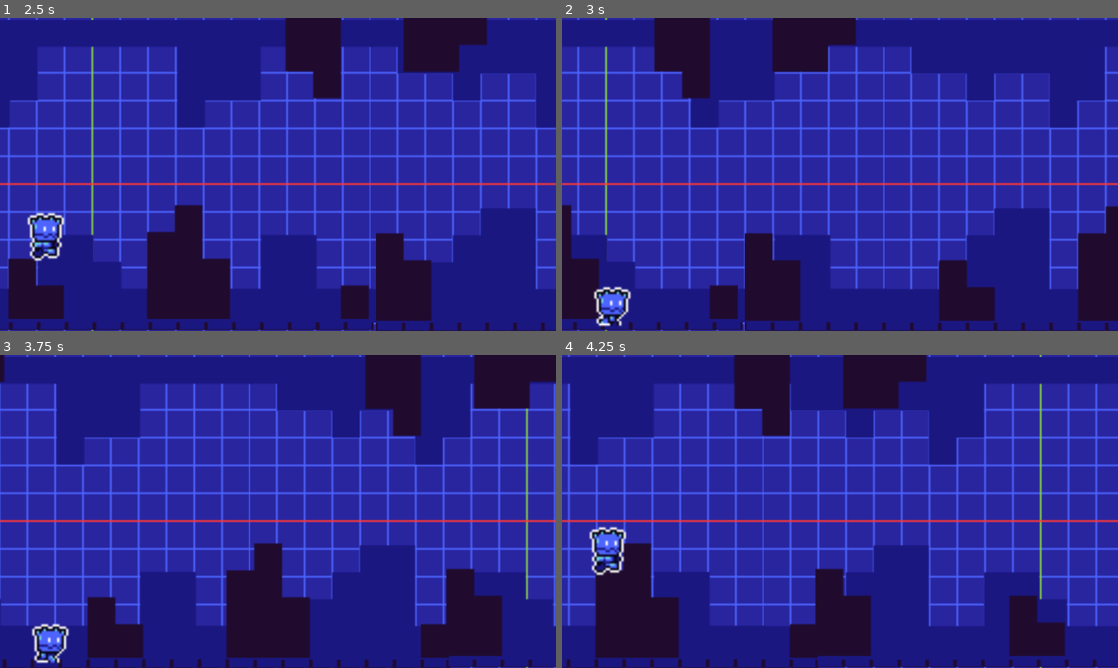
Above: before the commit, frames 1-4 (two rows, left to right).
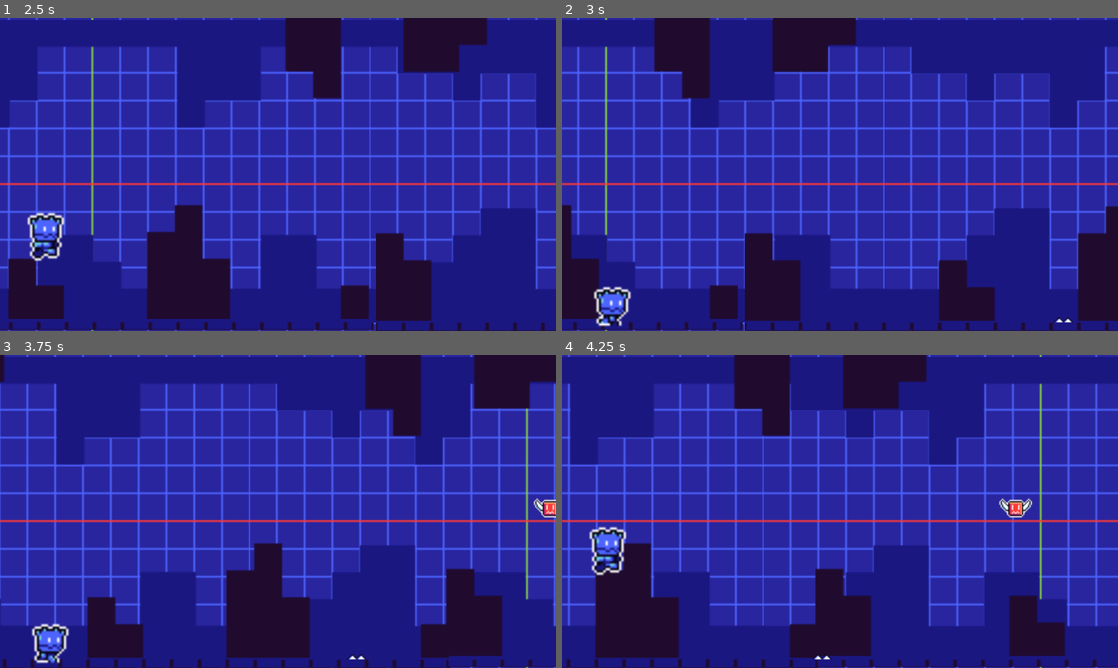
Above: after the commit, the same moments.

Repository: Petrickson10/runner2
Game: Godot game, scene res://cenas/menu.tscn
The game is run twice, just before and just after one commit, with the same random seed, the same clock (stepped at 60 frames per second) and the same inputs.
Inputs:
- Up to frame 1 (2.5 s): click "Jogar" at 0.5 s; tap Space (ui_select) at 1.52, 2.27 s
- Up to frame 2 (3 s): no input
- Up to frame 3 (3.75 s): no input
- Up to frame 4 (4.25 s): tap Space (ui_select) at 3.77 s

Frame 1 is identical in both runs. In frame 2, less than 0.1% of the frame differs, in the area x 88-92%, y 95-98%; in frame 3, 0.2%; in frame 4, 0.3%, in the area x 45-85%, y 45-98%.

Commit message:
PossivelFinal

Diff:
--- a/Scripts2/character_body_2d.gd
+++ b/Scripts2/character_body_2d.gd
@@ -1,5 +1,6 @@
 extends CharacterBody2D
-
+var vida = 5
+var pontos = 0 # Adicione esta linha no seu script do Jogador
 
 var velocidade_pulo = -600
 func _physics_process(delta: float) -> void:
--- /dev/null
+++ b/Scripts2/gera_itens.gd
@@ -0,0 +1,13 @@
+extends Node2D
+
+var cena_item = preload("res://preload/item.tscn")
+var timer = 0
+
+func _process(delta: float) -> void:
+	timer += delta
+	if timer >= 3.0: # Itens podem aparecer a cada 3 segundos
+		timer = 0
+		var novo_item = cena_item.instantiate()
+		# Coloca em uma altura diferente dos obstáculos
+		novo_item.position = Vector2(1200, randf_range(200, 500))
+		add_child(novo_item)
--- a/Scripts2/gerador.gd
+++ b/Scripts2/gerador.gd
@@ -1,2 +1,24 @@
 extends Node2D
-@export var obstaculo = "res://preload/Obstáculo.tscn"
+
+# Carrega a cena do obstáculo
+var cena_obstaculo = preload("res://preload/Obstáculo.tscn")
+var timer = 0
+
+func _process(delta: float) -> void:
+	# Conta o tempo
+	timer += delta
+
+	# Se passar de 2 segundos, cria um obstáculo
+	if timer >= 2.0:
+		timer = 0 # Zera o timer
+		gerar_obstaculo()
+
+func gerar_obstaculo():
+	var novo_obstaculo = cena_obstaculo.instantiate()
+
+	# Define a posição (fora da tela à direita, e y na altura do chão)
+	# Ajuste o valor de Y conforme a posição do seu chão
+	novo_obstaculo.position = Vector2(1200, 610)
+
+	# Adiciona na cena
+	add_child(novo_obstaculo)
--- a/cenas/jogo.tscn
+++ b/cenas/jogo.tscn
@@ -8,6 +8,7 @@
 [ext_resource type="Texture2D" uid="uid://c3o3xpeddbsoh" path="res://Assets Godot Runner/Assets Godot Runner/player.png" id="6_dtkcs"]
 [ext_resource type="Script" uid="uid://bs2hqpweh55e" path="res://Scripts2/character_body_2d.gd" id="6_srya6"]
 [ext_resource type="Script" uid="uid://c45catxdirgsf" path="res://Scripts2/gerador.gd" id="8_v6mw0"]
+[ext_resource type="Script" uid="uid://c0crk7kxjr2cd" path="res://scripts2/gera_itens.gd" id="9_c77ad"]
 
 [sub_resource type="RectangleShape2D" id="RectangleShape2D_dmxwg"]
 size = Vector2(1150, 20)
@@ -148,3 +149,6 @@
 
 [node name="Gerador" type="Node2D" parent="." unique_id=2110429553]
 script = ExtResource("8_v6mw0")
+
+[node name="GeraItens" type="Node2D" parent="." unique_id=1958916871]
+script = ExtResource("9_c77ad")
--- a/preload/Obstáculo.tscn
+++ b/preload/Obstáculo.tscn
@@ -1,5 +1,6 @@
 [gd_scene format=3 uid="uid://ebtwf8m2xsxr"]
 
+[ext_resource type="Script" uid="uid://dlafcepgfucx6" path="res://preload/obstaculo.gd" id="1_p7fsu"]
 [ext_resource type="Texture2D" uid="uid://e6ujly2t4mxu" path="res://Assets Godot Runner/Assets Godot Runner/thorn.png" id="1_xyv0d"]
 
 [sub_resource type="RectangleShape2D" id="RectangleShape2D_auxdi"]
@@ -8,6 +9,7 @@
 [node name="Obstáculo" type="Node2D" unique_id=1202852818]
 
 [node name="Obstaculo" type="Area2D" parent="." unique_id=63505689]
+script = ExtResource("1_p7fsu")
 
 [node name="ImagemObstaculo" type="Sprite2D" parent="Obstaculo" unique_id=37381211]
 position = Vector2(9.536743e-07, 9.536743e-07)
--- /dev/null
+++ b/preload/item.gd
@@ -0,0 +1,16 @@
+extends Area2D
+
+var velocidade = 400
+
+func _process(delta: float) -> void:
+	position.x -= velocidade * delta
+	if position.x < -100:
+		queue_free()
+
+func _on_body_entered(body: Node2D) -> void:
+	# Verifica se quem tocou foi o "Jogador"
+	if body.name == "Jogador":
+		# Aumenta a pontuação (acessando o script do jogador)
+		body.pontos += 1
+		print("Pontos: ", body.pontos)
+		queue_free() # Remove o item da tela após coletar
--- a/preload/item.tscn
+++ b/preload/item.tscn
@@ -1,5 +1,6 @@
 [gd_scene format=3 uid="uid://boka01qbd5hs7"]
 
+[ext_resource type="Script" uid="uid://f568r6q2v2s2" path="res://preload/item.gd" id="1_5th32"]
 [ext_resource type="Texture2D" uid="uid://bvdn55o4w4554" path="res://Assets Godot Runner/Assets Godot Runner/enemies.png" id="1_08pde"]
 
 [sub_resource type="AtlasTexture" id="AtlasTexture_5th32"]
@@ -35,6 +36,7 @@
 size = Vector2(33, 38)
 
 [node name="Item" type="Area2D" unique_id=1478158860]
+script = ExtResource("1_5th32")
 
 [node name="ImagemItem" type="AnimatedSprite2D" parent="." unique_id=504253419]
 position = Vector2(3.8146973e-06, 3.8146973e-06)
@@ -44,3 +46,5 @@
 [node name="CorpoItem" type="CollisionShape2D" parent="." unique_id=113922554]
 position = Vector2(-0.5, 0)
 shape = SubResource("RectangleShape2D_qm15p")
+
+[connection signal="body_entered" from="." to="." method="_on_body_entered"]
--- /dev/null
+++ b/preload/obstaculo.gd
@@ -0,0 +1,5 @@
+extends Area2D
+
+var velocidade = 400
+func _process(delta: float) -> void:
+	position.x -= velocidade * delta
Not shown, added: Scripts2/gera_itens.gd.uid
Not shown, added: preload/item.gd.uid
Not shown, added: preload/obstaculo.gd.uid
